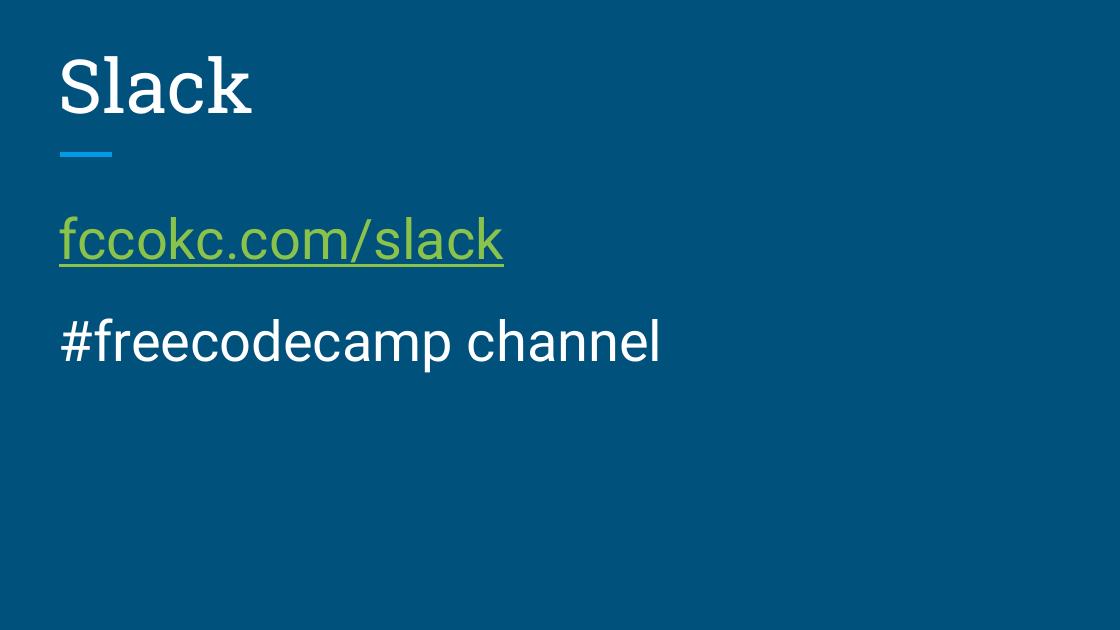
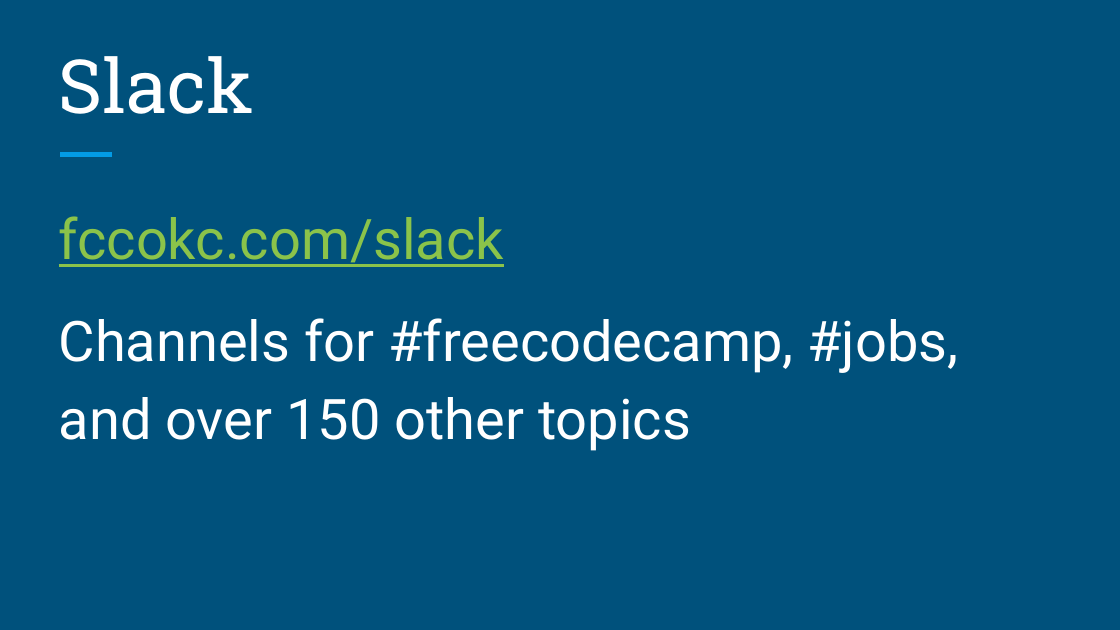
Before and after one commit to kacollins/slideshows, a slide deck: slide 9 of 2018-01-07 FreeCodeCamp OKC.pptx. Drawn at 1120x630 pixels with LibreOffice and Linux fonts; fonts in the diff are those of the drawing. Boxes give left, top, right and bottom in pixels: in the first picture for what was removed or moved away, otherwise in the second. Text is boxed around its words. In the diff, an @@ line names an element or a change of style, - is before the commit and + after.

```diff
--- a/2018-01-07 FreeCodeCamp OKC.pptx
+++ b/2018-01-07 FreeCodeCamp OKC.pptx
@@ text at box(59, 318, 959, 451): text changed @@
-#freecodecamp channel
+Channels for #freecodecamp, #jobs, and over 150 other topics
```
Also in this commit, not shown: 2 other slides changed.
